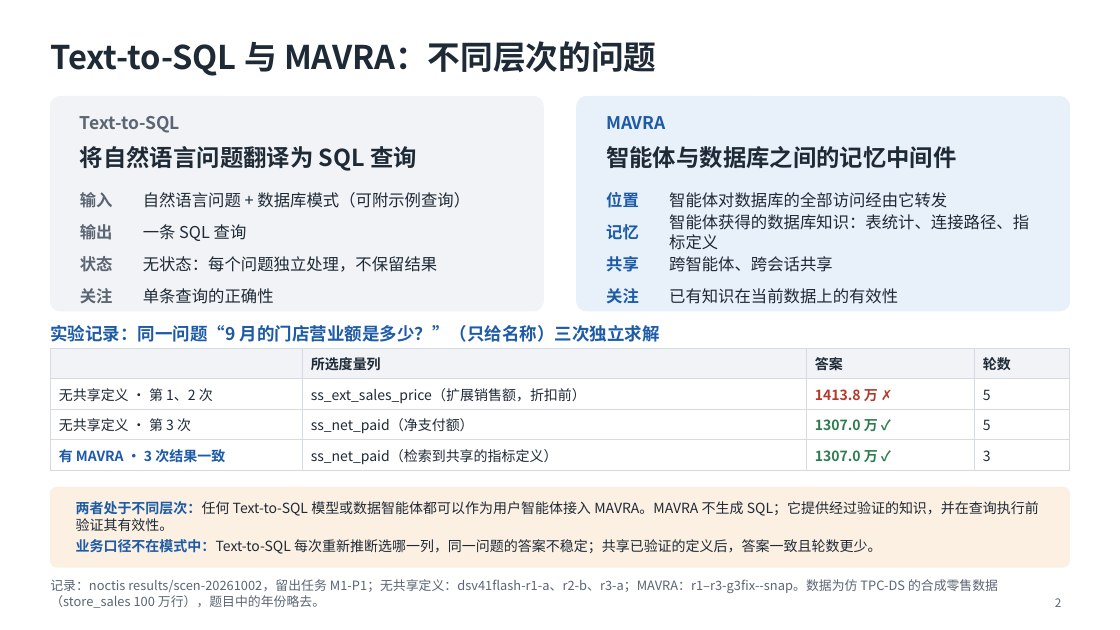
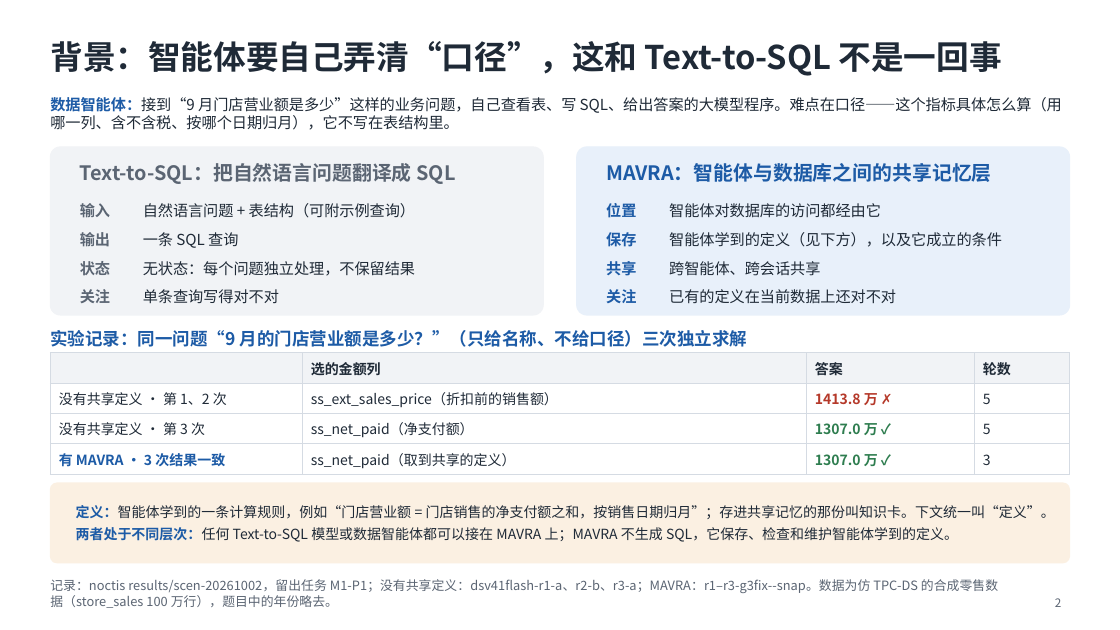
Before and after one commit to mmmttt000045/agent4db-adapter, a slide deck: slide 2 of docs/mavra-system.pptx. Drawn at 1120x630 pixels with LibreOffice and Linux fonts; fonts in the diff are those of the drawing. Boxes give left, top, right and bottom in pixels: in the first picture for what was removed or moved away, otherwise in the second. Text is boxed around its words. In the diff, an @@ line names an element or a change of style, - is before the commit and + after.

```diff
--- a/docs/mavra-system.pptx
+++ b/docs/mavra-system.pptx
@@ title at (50, 41, 1002, 76): text changed @@
-Text-to-SQL 与 MAVRA：不同层次的问题
+背景：智能体要自己弄清“口径”，这和 Text-to-SQL 不是一回事
@@ text added at (50, 97, 1062, 130), 13 pt, text #1F2A37 @@
+数据智能体：接到“9 月门店营业额是多少”这样的业务问题，自己查看表、写 SQL、给出答案的大模型程序。难点在口径——这个指标具体怎么算（用哪一列、含不含税、按哪个日期归月），它不写在表结构里。
@@ text removed at (80, 116, 180, 133) @@
-Text-to-SQL
@@ text removed at (606, 116, 666, 129) @@
-MAVRA
@@ rounded rectangle at (50, 147, 544, 315): proportions changed @@
@@ rounded rectangle: place and size @@
-rounded rectangle at (50, 97, 544, 311)
+rounded rectangle at (50, 147, 544, 315)
@@ rounded rectangle: place and size @@
-rounded rectangle at (577, 97, 1070, 311)
+rounded rectangle at (577, 147, 1070, 315)
@@ rounded rectangle at (577, 147, 1070, 315): proportions changed @@
@@ text at (80, 163, 455, 184): text changed; size 20 to 17 pt; text colour #1F2A37 to #5B6573 @@
-将自然语言问题翻译为 SQL 查询
+Text-to-SQL：把自然语言问题翻译成 SQL
@@ text at (606, 163, 992, 182): text changed; size 20 to 17 pt; text colour #1F2A37 to #1D5BA6 @@
-智能体与数据库之间的记忆中间件
+MAVRA：智能体与数据库之间的共享记忆层
@@ text at (143, 203, 415, 218): text changed; size 14 to 13 pt @@
-自然语言问题 + 数据库模式（可附示例查询）
+自然语言问题 + 表结构（可附示例查询）
@@ size 14 to 13 pt in 10 elements at (143, 261, 415, 276), (80, 289, 110, 303), (143, 232, 238, 248), (80, 261, 110, 276), (80, 232, 110, 246), (80, 203, 110, 218), (669, 261, 820, 276), (606, 289, 636, 303), (606, 261, 636, 276), (606, 203, 636, 217) @@
@@ 4 texts: place and size @@
-4 texts at (80, 192, 639, 241)
+4 texts at (80, 203, 636, 248)
@@ text at (669, 203, 881, 218): text changed; size 14 to 13 pt @@
-智能体对数据库的全部访问经由它转发
+智能体对数据库的访问都经由它
@@ text removed at (606, 224, 639, 240) @@
-记忆
@@ text added at (606, 232, 636, 247), 13 pt, text #1D5BA6, bold @@
+保存
@@ text at (669, 232, 1002, 247): text changed; size 14 to 13 pt @@
-智能体获得的数据库知识：表统计、连接路径、指标定义
+智能体学到的定义（见下方），以及它成立的条件
@@ text at (143, 289, 279, 304): text changed; size 14 to 13 pt @@
-单条查询的正确性
+单条查询写得对不对
@@ text at (669, 289, 896, 304): text changed; size 14 to 13 pt @@
-已有知识在当前数据上的有效性
+已有的定义在当前数据上还对不对
@@ table at (50, 353, 1070, 473) @@
-row 1, column 2: 所选度量列
+row 1, column 2: 选的金额列
-row 2, column 1: 无共享定义 · 第 1、2 次
+row 2, column 1: 没有共享定义 · 第 1、2 次
-row 2, column 2: ss_ext_sales_price（扩展销售额，折扣前）
+row 2, column 2: ss_ext_sales_price（折扣前的销售额）
-row 3, column 1: 无共享定义 · 第 3 次
+row 3, column 1: 没有共享定义 · 第 3 次
-row 4, column 2: ss_net_paid（检索到共享的指标定义）
+row 4, column 2: ss_net_paid（取到共享的定义）
@@ table: place and size @@
-table at (50, 349, 1070, 469)
+table at (50, 353, 1070, 473)
@@ text at (50, 330, 747, 347): text changed @@
-实验记录：同一问题“9 月的门店营业额是多少？”（只给名称）三次独立求解
+实验记录：同一问题“9 月的门店营业额是多少？”（只给名称、不给口径）三次独立求解
@@ rounded rectangle: place and size @@
-rounded rectangle at (50, 487, 1070, 567)
+rounded rectangle at (50, 483, 1070, 563)
@@ text at (76, 505, 1055, 542): text changed @@
-两者处于不同层次：任何 Text-to-SQL 模型或数据智能体都可以作为用户智能体接入 MAVRA。MAVRA 不生成 SQL；它提供经过验证的知识，并在查询执行前验证其有效性。
-业务口径不在模式中：Text-to-SQL 每次重新推断选哪一列，同一问题的答案不稳定；共享已验证的定义后，答案一致且轮数更少。
+定义：智能体学到的一条计算规则，例如“门店营业额 = 门店销售的净支付额之和，按销售日期归月”；存进共享记忆的那份叫知识卡。下文统一叫“定义”。
+两者处于不同层次：任何 Text-to-SQL 模型或数据智能体都可以接在 MAVRA 上；MAVRA 不生成 SQL，它保存、检查和维护智能体学到的定义。
@@ text at (50, 579, 998, 608): text changed @@
-记录：noctis results/scen-20261002，留出任务 M1-P1；无共享定义：dsv41flash-r1-a、r2-b、r3-a；MAVRA：r1–r3-g3fix--snap。数据为仿 TPC-DS 的合成零售数据（store_sales 100 万行），题目中的年份略去。
+记录：noctis results/scen-20261002，留出任务 M1-P1；没有共享定义：dsv41flash-r1-a、r2-b、r3-a；MAVRA：r1–r3-g3fix--snap。数据为仿 TPC-DS 的合成零售数据（store_sales 100 万行），题目中的年份略去。
```
Also in this commit, not shown: 9 other slides changed, 2 other files.
